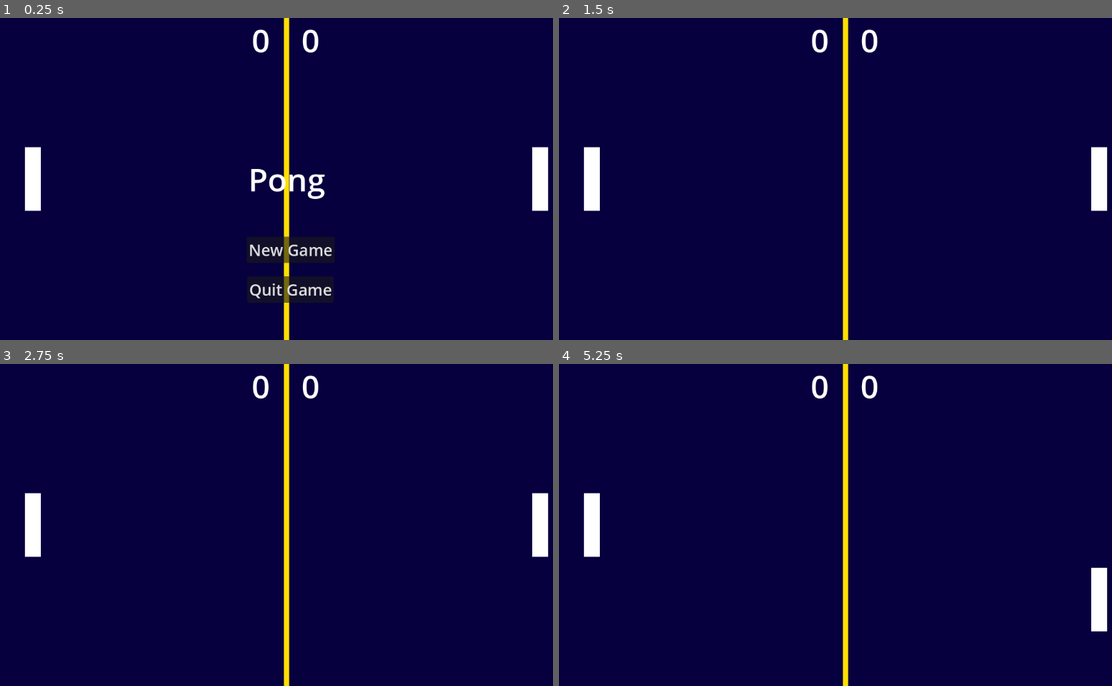
Above: before the commit, frames 1-4 (two rows, left to right).
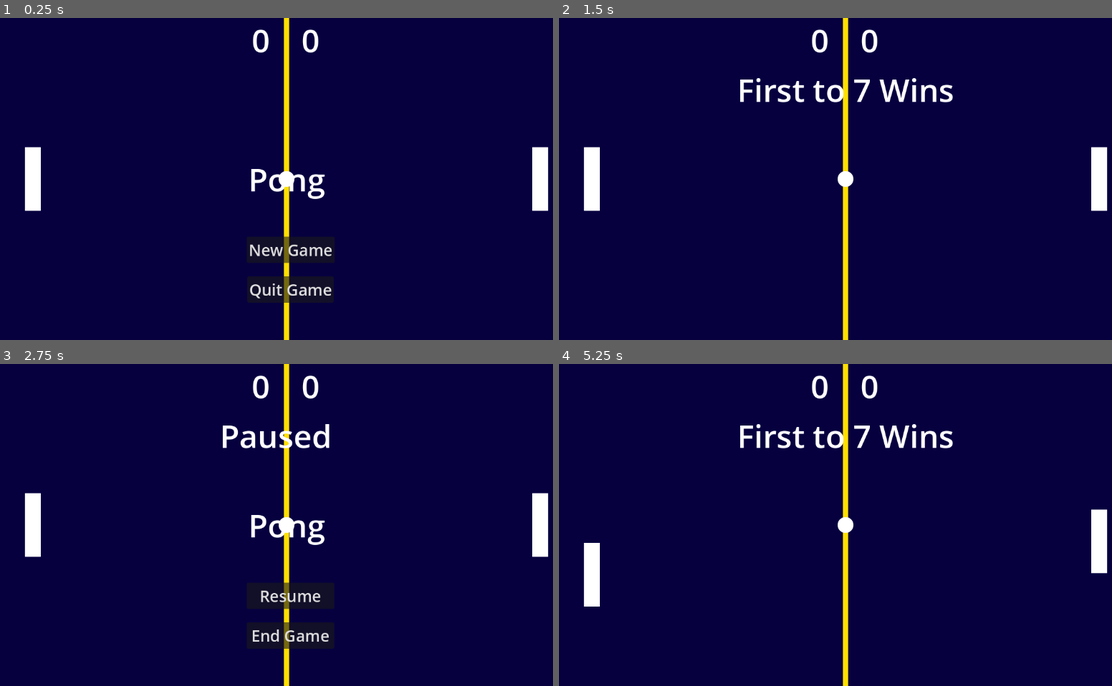
Above: after the commit, the same moments.

Repository: SirLaughy/godot-4-pong
Game: Godot game, scene res://Scenes/main.tscn
Two runs of this game, one before a commit and one after it. Both use one fixed random seed, a clock stepped at 60 frames per second and the inputs below.
Inputs (mouse positions are in pixels of both pictures, inside the frame that each line leads up to):
- Up to frame 1 (0.25 s): no input
- Up to frame 2 (1.5 s): click "New Game" at 0.5 s; click "Singleplayer" at 1.25 s
- Up to frame 3 (2.75 s): tap Enter at 2 s; hold W (player1_up) from 2.03 s (still down); hold Space (space) from 2.03 s (still down)
- Up to frame 4 (5.25 s): release W (player1_up) at 2.75 s; release Space (space) at 2.75 s; click (852, 634) at 2.75 s, where only the run after the commit has a clickable "End Game"; click (852, 595) at 3.5 s, where only the run after the commit has a clickable "New Game"; click (918, 595) at 4.25 s, where only the run after the commit has a clickable "Multiplayer"; hold S (player1_down) from 5.03 s (still down); tap Down (player2_down) at 5.1 s

The runs differ from the first frame. In frame 1, less than 0.1% of the frame differs, in the area x 50-54%, y 47-53%; in frame 2, 1.1%; in frame 3, 1.7%; in frame 4, 3.2%, in the area x 4-100%, y 18-84%.
Error before the commit: Invalid assignment of property or key 'score' with value of type 'Array' on a base object of type 'null instance'. (res://Scripts/hud.gd:40)

Commit message:
Protype Code Finished

Diff:
--- a/Scenes/hud.tscn
+++ b/Scenes/hud.tscn
@@ -109,8 +109,42 @@
 wait_time = 3.0
 one_shot = true
 
+[node name="PauseMenu" type="CanvasLayer" parent="."]
+
+[node name="EndGame" type="Button" parent="PauseMenu"]
+anchors_preset = 7
+anchor_left = 0.5
+anchor_top = 1.0
+anchor_right = 0.5
+anchor_bottom = 1.0
+offset_left = -80.0
+offset_top = -128.0
+offset_right = 96.0
+offset_bottom = -75.0
+grow_horizontal = 2
+grow_vertical = 0
+theme_override_font_sizes/font_size = 32
+text = "End Game"
+
+[node name="ResumeGame" type="Button" parent="PauseMenu"]
+anchors_preset = 7
+anchor_left = 0.5
+anchor_top = 1.0
+anchor_right = 0.5
+anchor_bottom = 1.0
+offset_left = -80.0
+offset_top = -208.0
+offset_right = 96.0
+offset_bottom = -155.0
+grow_horizontal = 2
+grow_vertical = 0
+theme_override_font_sizes/font_size = 32
+text = "Resume"
+
 [connection signal="pressed" from="New Game" to="." method="_on_new_game_pressed"]
 [connection signal="pressed" from="Quit" to="." method="_on_quit_pressed"]
 [connection signal="pressed" from="Singleplayer" to="." method="_on_singleplayer_pressed"]
 [connection signal="pressed" from="Multiplayer" to="." method="_on_multiplayer_pressed"]
 [connection signal="timeout" from="MessageTimer" to="." method="_on_message_timer_timeout"]
+[connection signal="pressed" from="PauseMenu/EndGame" to="." method="_on_end_game_pressed"]
+[connection signal="pressed" from="PauseMenu/ResumeGame" to="." method="_on_resume_game_pressed"]
--- a/Scripts/ball.gd
+++ b/Scripts/ball.gd
@@ -1,31 +1,48 @@
 extends CharacterBody2D
 
-@export var initial_speed = 400
+@export var initial_speed = 600
 
+@onready var main = get_parent()
 @onready var screen_size = get_viewport_rect().size
-@onready var main = $".."
+
+const MAX_Y_VECTOR = 0.6
 
 var speed = initial_speed
-var acceleration = 10
+var acceleration = 30
 var width = 32
 var height = 32
-var center = Vector2(width/2, height/2)
+var center = Vector2(round(width/2), round(height/2))
 var direction = Vector2.RIGHT
 
-func _process(delta):
-	pass
+func _physics_process(delta):
+	if main.game_status == Main.GameStatus.IN_PROGRESS:
 
-func _physics_process(delta):
-	var collision = move_and_collide(direction * speed * delta)
-	var collider
+		var collision = move_and_collide(direction * speed * delta)
+		var collider
 
-	if collision:
-		collider = collision.get_collider()
-		if collider == $"../Player1" or collider == $"../Player2" or collider == $"../CPU":
-			speed += acceleration
-		direction = direction.bounce(collision.get_normal())
+		if collision:
+			collider = collision.get_collider()
+			if (collider == $"../Player1" or collider == $"../Player2" or collider == $"../CPU") and is_front(collision):
+				speed += acceleration
+				direction = new_direction(collider)
+			else:
+				direction = direction.bounce(collision.get_normal())
 
 
 func random_direction():
 	direction = Vector2([1, -1].pick_random(), randf_range(-1, 1))
 	direction.normalized()
+
+func new_direction(collider):
+	var distance = position.y - collider.position.y
+	var new_direction := Vector2()
+
+	if direction.x > 0:
+		new_direction.x = -1
+	else:
+		new_direction.x = 1
+	new_direction.y = (distance / collider.center.y) * MAX_Y_VECTOR
+	return new_direction.normalized()
+
+func is_front(collision):
+	return not collision.get_normal().y == -1 or collision.get_normal().y == 1
--- a/Scripts/cpu.gd
+++ b/Scripts/cpu.gd
@@ -1,6 +1,7 @@
 extends "res://Scripts/paddle.gd"
 
 @onready var ball = $"../Ball"
+@onready var main = get_parent()
 
 # Called when the node enters the scene tree for the first time.
 func _ready():
@@ -9,12 +10,12 @@
 
 # Called every frame. 'delta' is the elapsed time since the previous frame.
 func _process(delta):
-	if in_use == "yes":
+	if main.game_status == Main.GameStatus.IN_PROGRESS and main.game_mode == Main.GameMode.SINGLEPLAYER and ball.direction.x > 0:
 		move(delta)
 
 func move(delta):
-	if ball.position.y > position.y:
+	if ball.position.y > position.y + (center.y / 2):
 		position.y += paddle_speed * delta
-	if ball.position.y < position.y:
+	if ball.position.y < position.y - (center.y / 2):
 		position.y -= paddle_speed * delta
 	clamp_paddle()
--- a/Scripts/hud.gd
+++ b/Scripts/hud.gd
@@ -1,17 +1,12 @@
 extends CanvasLayer
-@onready var main = get_node("$..")
+@onready var main = get_parent()
 
 # Called when the node enters the scene tree for the first time.
 func _ready():
 	$Score1.text = str(0)
 	$Score2.text = str(0)
 	$Message.hide()
-
-
-
-# Called every frame. 'delta' is the elapsed time since the previous frame.
-func _process(delta):
-	pass
+	$PauseMenu.hide()
 
 
 func _on_new_game_pressed():
@@ -24,12 +19,11 @@
 
 
 func _on_singleplayer_pressed():
-
-	#main.chosen_gamemode = SINGLEPLAYER
+	main.game_mode = Main.GameMode.SINGLEPLAYER
 	new_game()
 
 func _on_multiplayer_pressed():
-	#main.chosen_gamemode = MULTIPLAYER
+	main.game_mode = Main.GameMode.MULTIPLAYER
 	new_game()
 
 func new_game():
@@ -38,14 +32,32 @@
 	$Singleplayer.hide()
 	$Multiplayer.hide()
 	main.score = [0,0]
-	$Score1.text = main.score[0]
-	$Score2.text = main.score[1]
+	$Score1.text = str(main.score[0])
+	$Score2.text = str(main.score[1])
 	$Message.text = "First to 7 Wins"
 	$Message.show()
 	$MessageTimer.start()
 	main.new_round()
-	main.running = "yes"
+	main.game_status = Main.GameStatus.IN_PROGRESS
 
 
 func _on_message_timer_timeout():
 	$Message.hide()
+
+func initialise_menu():
+	$Title.show()
+	$"New Game".show()
+	$Quit.show()
+
+
+
+
+
+func _on_end_game_pressed():
+	main.game_over()
+	$Message.hide()
+	$PauseMenu.hide()
+
+
+func _on_resume_game_pressed():
+	main.pause_unpause()
--- a/Scripts/main.gd
+++ b/Scripts/main.gd
@@ -1,6 +1,9 @@
 extends Node2D
 
-enum gamemode{SINGLEPLAYER, MULTIPLAYER}
+class_name Main
+
+enum GameMode{SINGLEPLAYER, MULTIPLAYER}
+enum GameStatus{IN_PROGRESS, ENDED, PAUSED}
 
 @onready var player1 = $Player1
 @onready var player2 = $Player2
@@ -9,62 +12,97 @@
 @onready var screen_size = get_viewport_rect().size
 @onready var hud = $HUD
 
-var chosen_gamemode = gamemode.SINGLEPLAYER
-@onready var score = [0,0]
-var running = "no"
+var game_mode := GameMode.SINGLEPLAYER
+var score = [0,0]
+var game_status = GameStatus.ENDED
 
 # Called when the node enters the scene tree for the first time.
 func _ready():
-	ball.position = Vector2(screen_size.x / 2, screen_size.y/2)
-	player1.position = Vector2(50 + player1.center.x, screen_size.y / 2)
-	player2.position = Vector2(screen_size.x - 50 - player2.center.x, screen_size.y / 2)
-	cpu.position = Vector2(screen_size.x - 50 - cpu.center.x, screen_size.y / 2)
-	player2.hide()
-	$BallTimer.stop()
-	ball.hide()
+	initialise_menu()
 
-
-# Called every frame. 'delta' is the elapsed time since the previous frame.
-func _process(delta):
-	if Input.is_action_pressed("space"):
-		new_round()
-
+func _input(_event):
+	if Input.is_action_just_pressed("pause"):
+		pause_unpause()
 
 func new_round():
 	player2.hide()
 	cpu.hide()
 	ball.speed = ball.initial_speed
-
 	player1.position = Vector2(50 + player1.center.x, screen_size.y / 2)
 	ball.position = Vector2(screen_size.x / 2, screen_size.y/2)
 
-	if chosen_gamemode == gamemode.MULTIPLAYER:
+	if game_mode == GameMode.MULTIPLAYER:
 		player2.position = Vector2(screen_size.x - 50 - player2.center.x, screen_size.y / 2)
+		cpu.position = Vector2(screen_size.x * 2, 0)
 		player2.show()
-		player2.in_use = "yes"
 
 	else:
 		cpu.position = Vector2(screen_size.x - 50 - cpu.center.x, screen_size.y / 2)
+		player2.position = Vector2(screen_size.x * 2, 0)
 		cpu.show()
-		cpu.in_use = "yes"
 	ball.direction = Vector2.ZERO
+	ball.show()
 	$BallTimer.start()
 
-func _on_screen_left_body_entered(body):
+func _on_screen_left_body_entered(_body):
 		score[1] += 1
 		$HUD/Score2.text = str(score[1])
-		new_round()
+		check_score()
 
-
-func _on_screen_right_body_entered(body):
+func _on_screen_right_body_entered(_body):
 		score[0] += 1
 		$HUD/Score1.text = str(score[0])
-		new_round()
-
+		check_score()
 
 func _on_ball_timer_timeout():
 	ball.random_direction()
 
+func game_over():
+	if game_status == GameStatus.IN_PROGRESS:
+		$HUD/Message.text = check_winner() + " wins!"
+		$HUD/Message.show()
+	game_status = GameStatus.ENDED
+	hud.initialise_menu()
+	initialise_menu()
 
-func new_game():
-	pass
+
+func initialise_menu():
+	ball.position = Vector2(screen_size.x / 2, screen_size.y/2)
+	ball.direction = Vector2.ZERO
+
+	player1.position = Vector2(50 + player1.center.x, screen_size.y / 2)
+	player2.position = Vector2(screen_size.x - 50 - player2.center.x, screen_size.y / 2)
+	cpu.position = Vector2(screen_size.x - 50 - cpu.center.x, screen_size.y / 2)
+
+	$BallTimer.stop()
+
+func check_winner():
+	if game_mode == GameMode.SINGLEPLAYER:
+		if score[0] > 6:
+			return "Player"
+		if score[1] > 6:
+			return "CPU"
+	if game_mode == GameMode.MULTIPLAYER:
+		if score[0] > 6:
+			return "Player 1"
+		if score[1] > 6:
+			return "Player 2"
+
+func check_score():
+	if score[0] < 7 and score[1] < 7:
+		new_round()
+	else:
+		game_over()
+
+func pause_unpause():
+	if game_status == GameStatus.IN_PROGRESS:
+		$HUD/Message.text = "Paused"
+		$HUD/Message.show()
+		$HUD/PauseMenu.show()
+		$HUD/Title.show()
+		game_status = GameStatus.PAUSED
+	elif game_status == GameStatus.PAUSED:
+		$HUD/Message.hide()
+		$HUD/PauseMenu.hide()
+		$HUD/Title.hide()
+		game_status = GameStatus.IN_PROGRESS
--- a/Scripts/paddle.gd
+++ b/Scripts/paddle.gd
@@ -8,9 +8,9 @@
 
 var width = 32
 var height = 128
-var center = Vector2(width/2, height/2)
-var paddle_speed = 300
-var in_use = "no"
+var center = Vector2(round(width/2), round(height/2))
+var paddle_speed = 500
+
 
 
 # Called when the node enters the scene tree for the first time.
@@ -18,9 +18,5 @@
 	pass # Replace with function body.
 
 
-# Called every frame. 'delta' is the elapsed time since the previous frame.
-func _process(delta):
-	pass
-
 func clamp_paddle():
 	position.y = clamp(position.y, 0 + center.y, screen_size.y - center.y)
--- a/Scripts/player1.gd
+++ b/Scripts/player1.gd
@@ -4,11 +4,11 @@
 
 # Called when the node enters the scene tree for the first time.
 func _ready():
-	in_use = "yes"
+	pass
 
 # Called every frame. 'delta' is the elapsed time since the previous frame.
 func _process(delta):
-	if main.running == "yes":
+	if main.game_status == Main.GameStatus.IN_PROGRESS:
 		move(delta)
 
 func move(delta):
--- a/Scripts/player2.gd
+++ b/Scripts/player2.gd
@@ -1,4 +1,6 @@
 extends "res://Scripts/paddle.gd"
+
+@onready var main = get_parent()
 
 
 # Called when the node enters the scene tree for the first time.
@@ -8,8 +10,9 @@
 
 # Called every frame. 'delta' is the elapsed time since the previous frame.
 func _process(delta):
-	if in_use == "yes":
-		move(delta)
+	if main.game_status == Main.GameStatus.IN_PROGRESS:
+		if main.game_mode == Main.GameMode.MULTIPLAYER:
+			move(delta)
 
 func move(delta):
 	if Input.is_action_pressed("player2_down"):
--- a/project.godot
+++ b/project.godot
@@ -46,3 +46,9 @@
 "events": [Object(InputEventKey,"resource_local_to_scene":false,"resource_name":"","device":-1,"window_id":0,"alt_pressed":false,"shift_pressed":false,"ctrl_pressed":false,"meta_pressed":false,"pressed":false,"keycode":0,"physical_keycode":32,"key_label":0,"unicode":32,"echo":false,"script":null)
 ]
 }
+pause={
+"deadzone": 0.5,
+"events": [Object(InputEventKey,"resource_local_to_scene":false,"resource_name":"","device":-1,"window_id":0,"alt_pressed":false,"shift_pressed":false,"ctrl_pressed":false,"meta_pressed":false,"pressed":false,"keycode":0,"physical_keycode":4194305,"key_label":0,"unicode":0,"echo":false,"script":null)
+, Object(InputEventKey,"resource_local_to_scene":false,"resource_name":"","device":-1,"window_id":0,"alt_pressed":false,"shift_pressed":false,"ctrl_pressed":false,"meta_pressed":false,"pressed":false,"keycode":0,"physical_keycode":4194309,"key_label":0,"unicode":0,"echo":false,"script":null)
+]
+}
